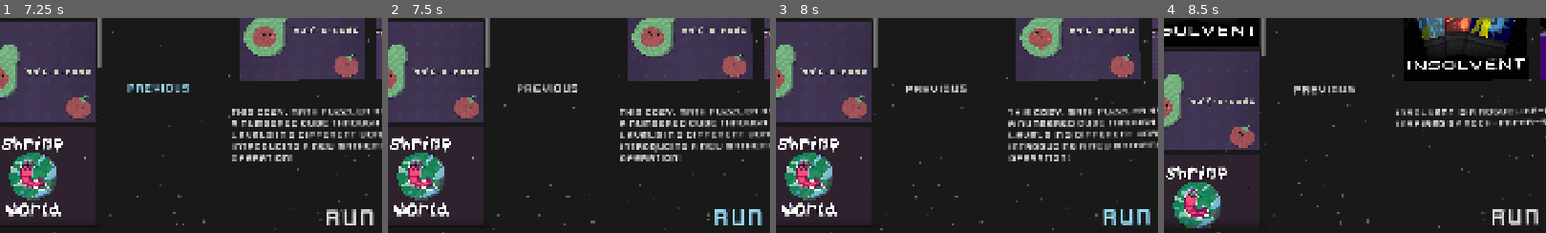
Above: before the commit, frames 1-4 (left to right).
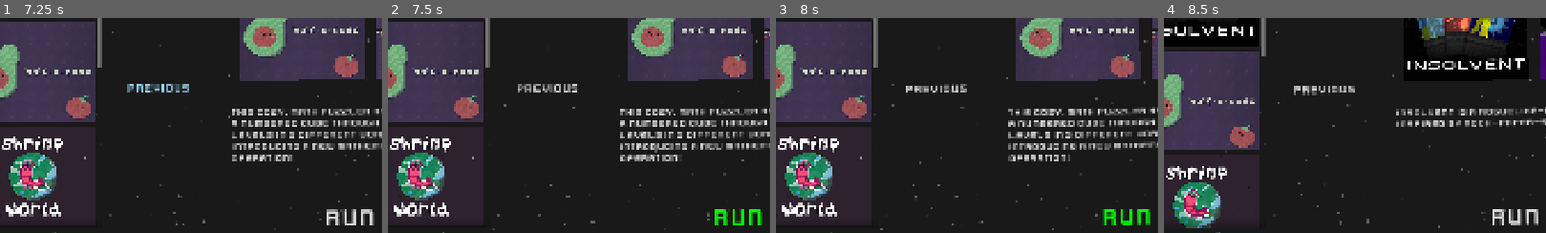
Above: after the commit, the same moments.

Repository: AndyDalaimo/NUA_Gradfest_Arcade
Game: Godot game, scene res://src/main/test.tscn
The game is run twice, just before and just after one commit, with the same random seed, the same clock (stepped at 60 frames per second) and the same inputs. The engine's default icon, where the game draws it, is replaced by a stand-in: a white triangle on a blue panel in a dark square.
Inputs (mouse positions are % of the whole screen's width and height, from its top left):
- Up to frame 1 (7.25 s): click "NEXT" at 0.5 s; click "NEXT" at 1.25 s; click (8, 31) at 2 s; click (8, 55) at 2.77 s; click (8, 79) at 3.52 s; click (8, 48) at 4.27 s; click (8, 73) at 5.02 s; click (8, 97) at 5.77 s; click "PREVIOUS" at 6.5 s
- Up to frame 2 (7.5 s): click "RUN" at 7.25 s
- Up to frame 3 (8 s): no input
- Up to frame 4 (8.5 s): click (8, 24) at 8 s
The pictures show only the part of the screen within x 4-54%, y 36-86%; the shares and areas given below are measured in that part.

Frame 1 is identical in both runs. In frame 2, 0.6% of the frame differs, in the area x 85-98%, y 88-97%; in frame 3, 0.6%; in frame 4, nothing differs.

Commit message:
Adding Splash screen

Diff:
--- a/project.godot
+++ b/project.godot
@@ -17,7 +17,10 @@
 config/name="NUA_Gradfest_Showcase"
 run/main_scene="uid://dm3bxq4xu6o5o"
 config/features=PackedStringArray("4.6", "Mobile")
-config/icon="res://icon.svg"
+boot_splash/bg_color=Color(1, 1, 0.1254902, 1)
+boot_splash/stretch_mode=0
+boot_splash/image="uid://cuq5p5mr0oot8"
+config/icon="uid://cuq5p5mr0oot8"
 
 [display]
 
@@ -40,6 +43,11 @@
 "events": [Object(InputEventKey,"resource_local_to_scene":false,"resource_name":"","device":0,"window_id":0,"alt_presse …(193 unchanged characters)…
 ]
 }
+RestartArcade={
+"deadzone": 0.2,
+"events": [Object(InputEventKey,"resource_local_to_scene":false,"resource_name":"","device":-1,"window_id":0,"alt_pressed":false,"shift_pressed":true,"ctrl_pressed":false,"meta_pressed":false,"pressed":false,"keycode":0,"physical_keycode":82,"key_label":0,"unicode":82,"location":0,"echo":false,"script":null)
+]
+}
 
 [rendering]
 
--- a/src/main/app_controller.gd
+++ b/src/main/app_controller.gd
@@ -35,6 +35,8 @@
 func _unhandled_input(event: InputEvent) -> void:
 	if event.is_action_pressed("EscapeArcade"):
 		get_tree().quit()
+	if event.is_action_pressed("RestartArcade"):
+		get_tree().reload_current_scene()
 
 ## Sets root path on initializing App
 func init_app_data_path() -> void:
--- a/src/main/test.tscn
+++ b/src/main/test.tscn
@@ -145,21 +145,23 @@
 theme_override_constants/separation = 65
 alignment = 1
 
-[node name="HBoxContainer" type="HBoxContainer" parent="AppInfoContainer/VBoxContainer/HBoxContainer/VBoxContainer" unique_id=1754120816]
-layout_mode = 2
+[node name="AppSS_HBoxContainer" type="HBoxContainer" parent="AppInfoContainer/VBoxContainer/HBoxContainer/VBoxContainer" unique_id=1754120816]
+unique_name_in_owner = true
+layout_mode = 2
+size_flags_vertical = 4
 theme_override_constants/separation = 30
 alignment = 1
 
-[node name="AppSprite" type="TextureRect" parent="AppInfoContainer/VBoxContainer/HBoxContainer/VBoxContainer/HBoxContainer" unique_id=866922596]
+[node name="AppSprite" type="TextureRect" parent="AppInfoContainer/VBoxContainer/HBoxContainer/VBoxContainer/AppSS_HBoxContainer" unique_id=866922596]
 unique_name_in_owner = true
 layout_mode = 2
 texture = ExtResource("10_0wpul")
 stretch_mode = 5
 
-[node name="VBoxContainer" type="VBoxContainer" parent="AppInfoContainer/VBoxContainer/HBoxContainer/VBoxContainer/HBoxContainer" unique_id=378880183]
-layout_mode = 2
-
-[node name="SC1" type="TextureRect" parent="AppInfoContainer/VBoxContainer/HBoxContainer/VBoxContainer/HBoxContainer/VBoxContainer" unique_id=909566956]
+[node name="VBoxContainer" type="VBoxContainer" parent="AppInfoContainer/VBoxContainer/HBoxContainer/VBoxContainer/AppSS_HBoxContainer" unique_id=378880183]
+layout_mode = 2
+
+[node name="SC1" type="TextureRect" parent="AppInfoContainer/VBoxContainer/HBoxContainer/VBoxContainer/AppSS_HBoxContainer/VBoxContainer" unique_id=909566956]
 unique_name_in_owner = true
 custom_minimum_size = Vector2(175.155, 0)
 layout_mode = 2
@@ -168,7 +170,7 @@
 expand_mode = 3
 stretch_mode = 5
 
-[node name="SC2" type="TextureRect" parent="AppInfoContainer/VBoxContainer/HBoxContainer/VBoxContainer/HBoxContainer/VBoxContainer" unique_id=1193422472]
+[node name="SC2" type="TextureRect" parent="AppInfoContainer/VBoxContainer/HBoxContainer/VBoxContainer/AppSS_HBoxContainer/VBoxContainer" unique_id=1193422472]
 unique_name_in_owner = true
 custom_minimum_size = Vector2(175.155, 0)
 layout_mode = 2
@@ -196,6 +198,8 @@
 
 [node name="RunButton" type="Button" parent="AppInfoContainer/VBoxContainer" unique_id=877780457]
 layout_mode = 2
+theme_override_colors/font_hover_color = Color(0, 1, 0, 1)
+theme_override_colors/font_hover_pressed_color = Color(0.72592384, 0.83935463, 0.63613176, 1)
 theme_override_font_sizes/font_size = 61
 text = "RUN"
 flat = true
